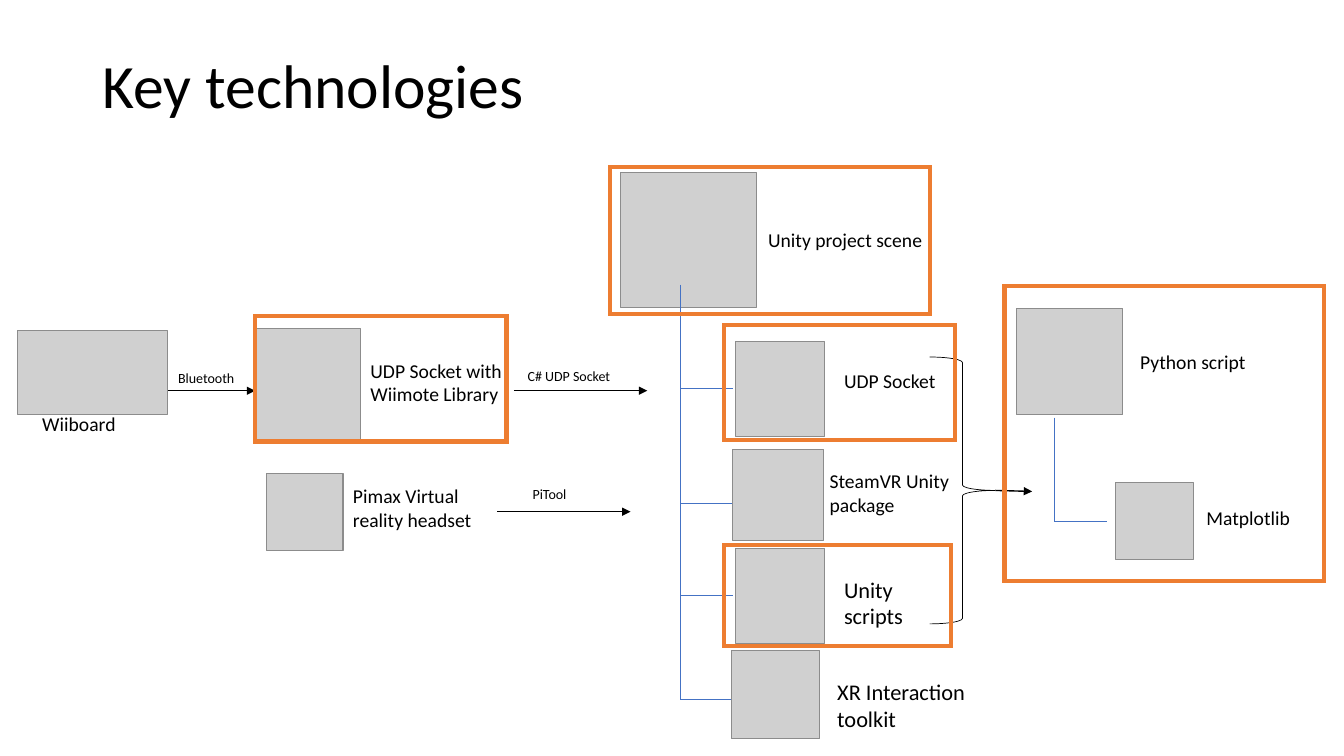
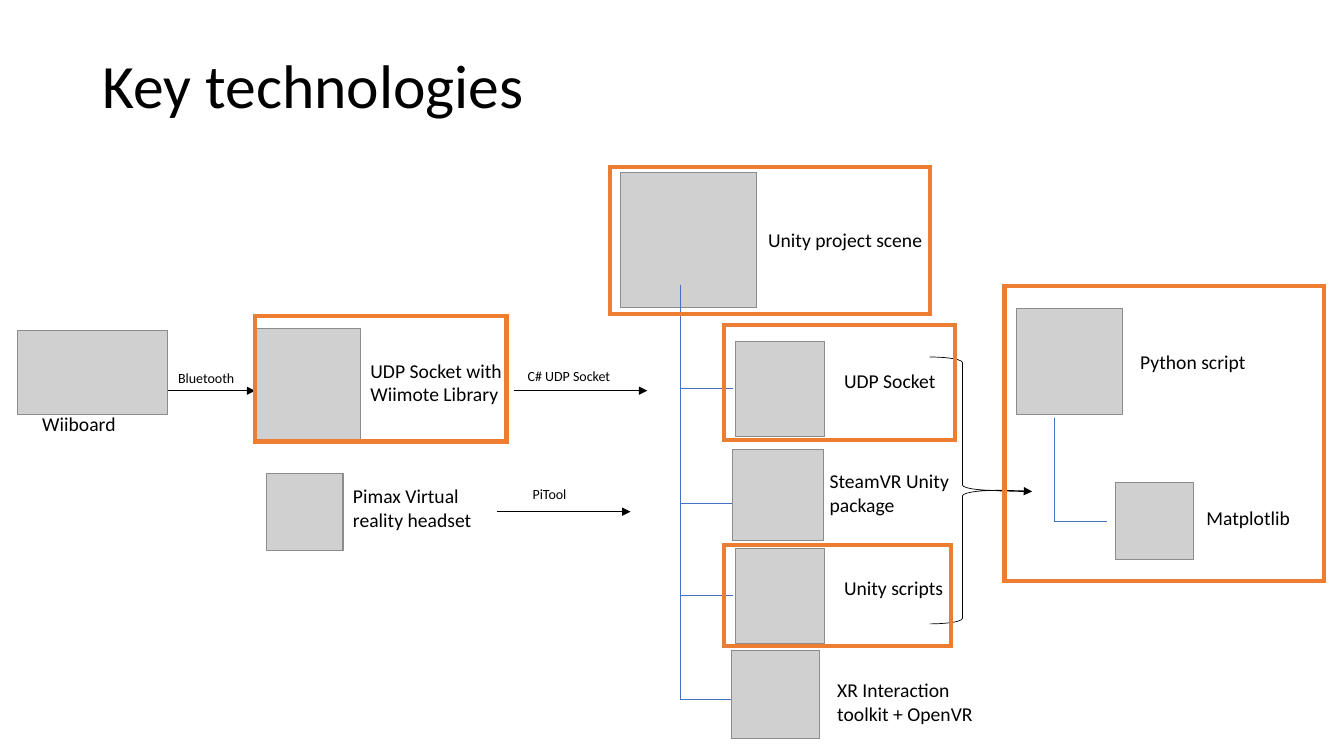
Before and after one commit to colonbrack3t/Final-Year-Project-2022, a slide deck: slide 9 of Final Year Project.pptx (slide 6 before the commit). Drawn at 1344x756 pixels with LibreOffice and Linux fonts; fonts in the diff are those of the drawing; grey boxes stand for pictures. Boxes give left, top, right and bottom in pixels: in the first picture for what was removed or moved away, otherwise in the second. Text is boxed around its words. In the diff, an @@ line names an element or a change of style, - is before the commit and + after.

```diff
--- a/Final Year Project.pptx
+++ b/Final Year Project.pptx
@@ text "Unity scripts" at [844,581,943,598]: size 16 to 14 pt @@
@@ text at [837,683,972,724]: text changed; size 16 to 14 pt @@
-XR Interaction toolkit
+XR Interaction toolkit + OpenVR
```
Also in this commit, not shown: 7 other slides changed, 7 slides added, 1 slide removed.
